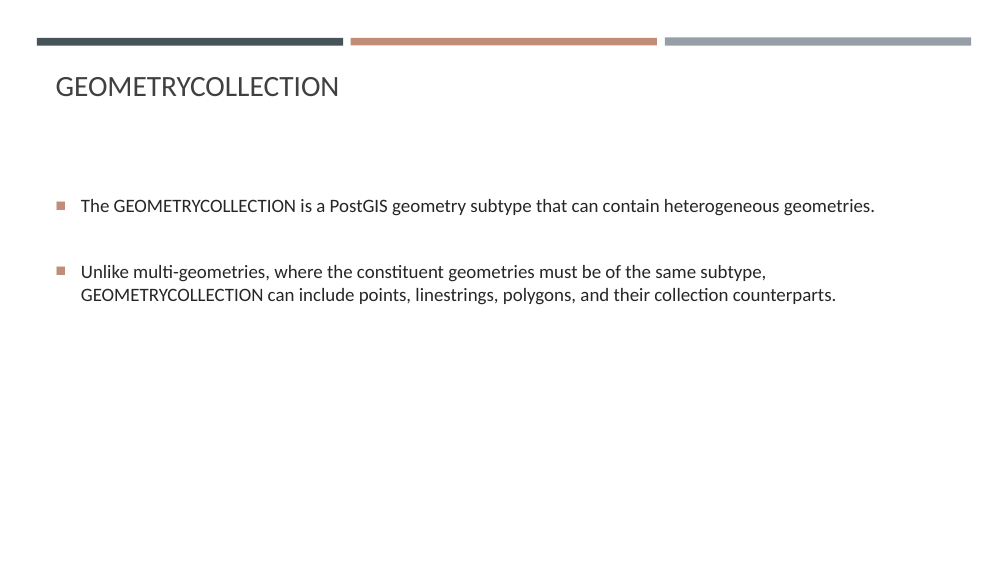
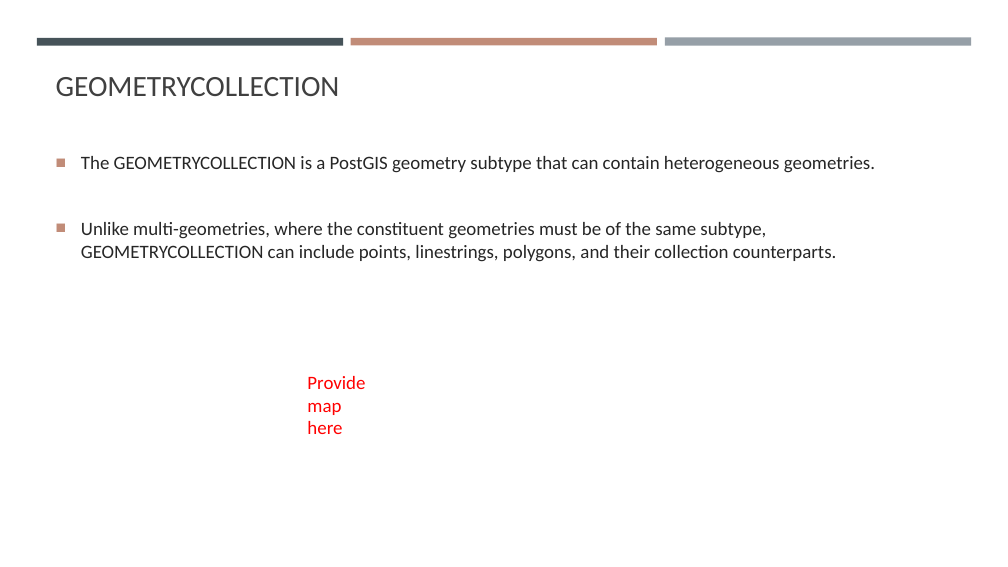
Before and after one commit to gisynw/ssj-376, a slide deck: slide 16 of docs/Lectures/Week03/Week03_SpatialData.pptx (slide 23 before the commit). Drawn at 1008x567 pixels with LibreOffice and Linux fonts; fonts in the diff are those of the drawing. Boxes give left, top, right and bottom in pixels: in the first picture for what was removed or moved away, otherwise in the second. Text is boxed around its words. In the diff, an @@ line names an element or a change of style, - is before the commit and + after.

```diff
--- a/docs/Lectures/Week03/Week03_SpatialData.pptx
+++ b/docs/Lectures/Week03/Week03_SpatialData.pptx
@@ text "The GEOMETRYCOLLECTION is a PostGIS ...": place and size @@
-text "The GEOMETRYCOLLECTION is a PostGIS ..." at (81,199,875,305)
+text "The GEOMETRYCOLLECTION is a PostGIS ..." at (81,156,875,262)
@@ text added at (307,376,365,434), 18 pt, text #FF0000 @@
+Provide map here
```
Also in this commit, not shown: 2 other slides changed, 2 slides added, 3 slides removed, 1 other file.
